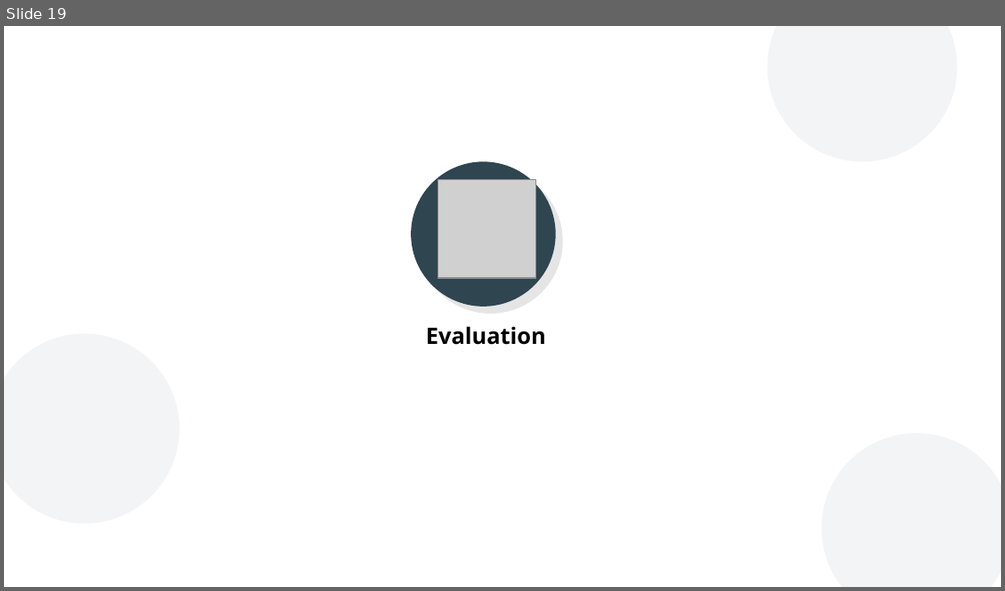
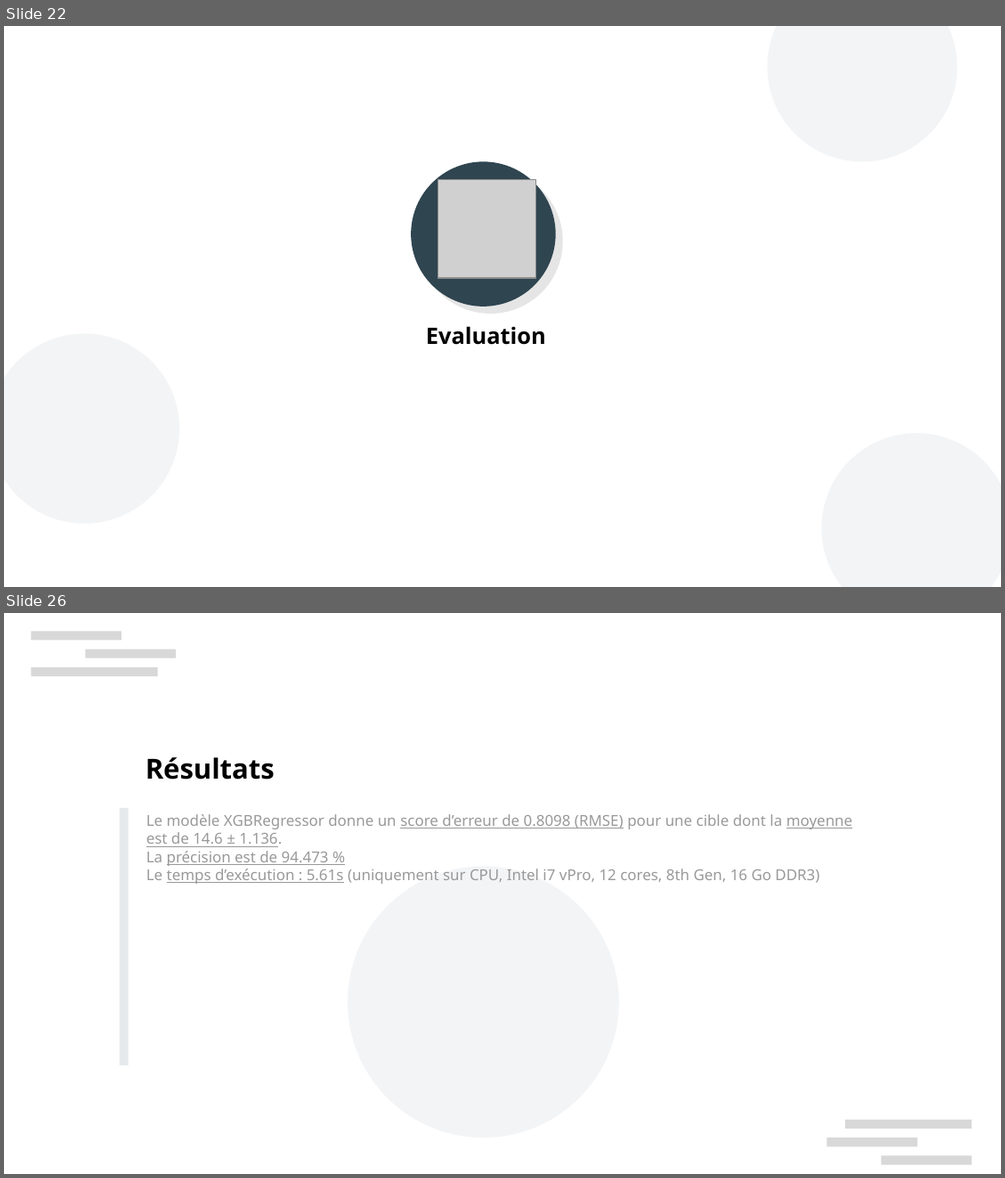
Before and after one commit to curiousmindflow/oc-ml-p3, a slide deck: report/P3_01_presentation.odp. Shown one above the other, each under a label of ours: slide 19 before the commit, slides 22 and 26 after it; the slides between them are not shown. The pictures are 1005x591 and 1005x1178 pixels, drawn with LibreOffice and Linux fonts; fonts in the diff are those of the drawing; grey boxes stand for pictures; background and template pictures are left out. Boxes give left, top, right and bottom in pixels: in the first picture for what was removed or moved away, otherwise in the second. Text is boxed around its words. In the diff, an @@ line names an element or a change of style, - is before the commit and + after.

```diff
--- a/report/P3_01_presentation.odp
+++ b/report/P3_01_presentation.odp
@@ slide 26 added at (4,613,1001,1174), background #FFFFFF @@
@@ rectangle added at (31,631,121,640), fill #CCCCCC at 75% opacity @@
@@ rectangle added at (85,649,176,658), fill #CCCCCC at 75% opacity @@
@@ rectangle added at (31,667,158,676), fill #CCCCCC at 75% opacity @@
@@ text added at (146,757,275,779), 22 pt, text #000000, bold @@
+Résultats
@@ rectangle added at (120,809,129,1065), fill #CED4DA at 50% opacity @@
@@ text added at (146,814,852,884), 12 pt, text #999999 @@
+Le modèle XGBRegressor donne un score d’erreur de 0.8098 (RMSE) pour une cible dont la moyenne est de 14.6 ± 1.136.
+La précision est de 94.473 %
+Le temps d’exécution : 5.61s (uniquement sur CPU, Intel i7 vPro, 12 cores, 8th Gen, 16 Go DDR3)
@@ ellipse added at (348,867,619,1137), fill #8D99AE at 10% opacity @@
@@ rectangle added at (845,1119,971,1128), fill #CCCCCC at 75% opacity @@
@@ rectangle added at (827,1137,917,1147), fill #CCCCCC at 75% opacity @@
@@ rectangle added at (882,1156,971,1165), fill #CCCCCC at 75% opacity @@
@@ what was slide 19 is now slide 22 @@
```
Also in this commit, not shown: 2 slides changed, 6 other slides added, 21 slides removed, 10 other files.
